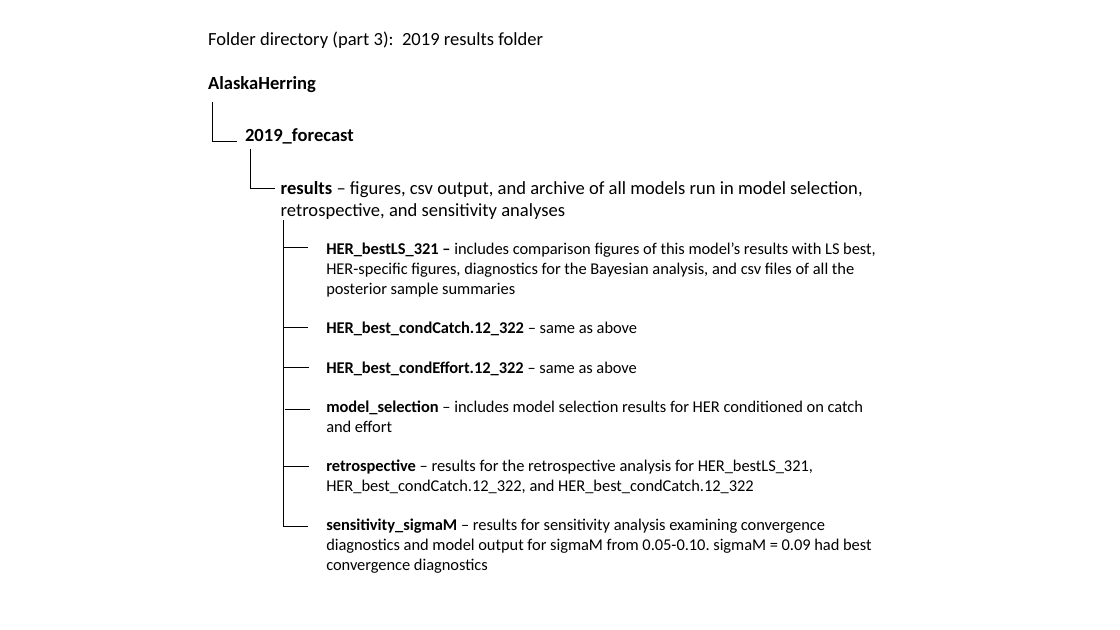
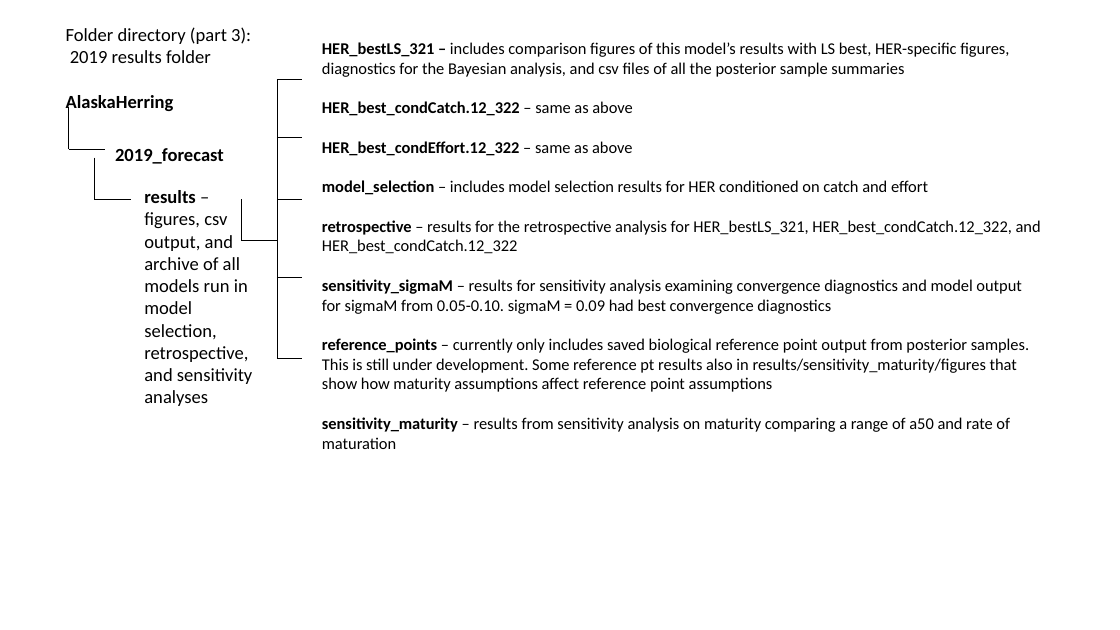
Before and after one commit to commfish/AlaskaHerring, a slide deck: slide 6 of technical_docs/folder_organization.pptx (slide 5 before the commit). Drawn at 1120x630 pixels with LibreOffice and Linux fonts; fonts in the diff are those of the drawing. Boxes give left, top, right and bottom in pixels: in the first picture for what was removed or moved away, otherwise in the second. Text is boxed around its words. In the diff, an @@ line names an element or a change of style, - is before the commit and + after.

Commit message:
update documentation, run mcmc for her_mature_catch

```diff
--- a/technical_docs/folder_organization.pptx
+++ b/technical_docs/folder_organization.pptx
@@ text "Folder directory (part 3):": place and size @@
-text "Folder directory (part 3):" at [208, 31, 543, 92]
+text "Folder directory (part 3):" at [66, 27, 251, 113]
@@ text at [66, 27, 251, 63]: text changed @@
-Folder directory (part 3): 2019 results folder
+Folder directory (part 3):
+2019 results folder
@@ text "HER_bestLS_321 – includes comparison figures ...": place and size @@
-text "HER_bestLS_321 – includes comparison figures ..." at [326, 242, 876, 573]
+text "HER_bestLS_321 – includes comparison figures ..." at [322, 42, 1041, 449]
@@ line moved from (283, 220) - (283, 527) to (277, 79) - (277, 359) @@
@@ line moved from (213, 103) - (213, 142) to (69, 108) - (69, 149) @@
@@ text "2019_forecast": place and size @@
-text "2019_forecast" at [245, 128, 354, 144]
+text "2019_forecast" at [115, 148, 224, 164]
@@ line moved from (213, 142) - (237, 142) to (69, 149) - (105, 149) @@
@@ line moved from (283, 328) - (308, 328) to (277, 138) - (302, 138) @@
@@ line added from (94, 158) to (94, 199), #000000 0.5 pt @@
@@ line added from (94, 199) to (131, 199), #000000 0.5 pt @@
@@ text "results – figures, csv output, ..." rewrapped from [281, 181, 862, 222] to [144, 190, 252, 406] @@
@@ line moved from (250, 149) - (250, 188) to (242, 199) - (242, 241) @@
@@ line moved from (285, 409) - (310, 409) to (242, 241) - (278, 241) @@
@@ line moved from (250, 188) - (275, 188) to (277, 278) - (302, 278) @@
@@ 3 lines: place and size @@
-3 lines at [283, 247, 309, 527]
+3 lines at [277, 79, 302, 359]
@@ text at [322, 338, 1029, 449]: paragraphs added @@
+reference_points – currently only includes saved biological reference point output from posterior samples. This is still under development. Some reference pt results also in results/sensitivity_maturity/figures that show how maturity assumptions affect reference point assumptions
+sensitivity_maturity – results from sensitivity analysis on maturity comparing a range of a50 and rate of maturation
@@ line removed from (284, 466) to (309, 466) @@
```
Also in this commit, not shown: 4 other slides changed, 2 slides added, 26 other files.
